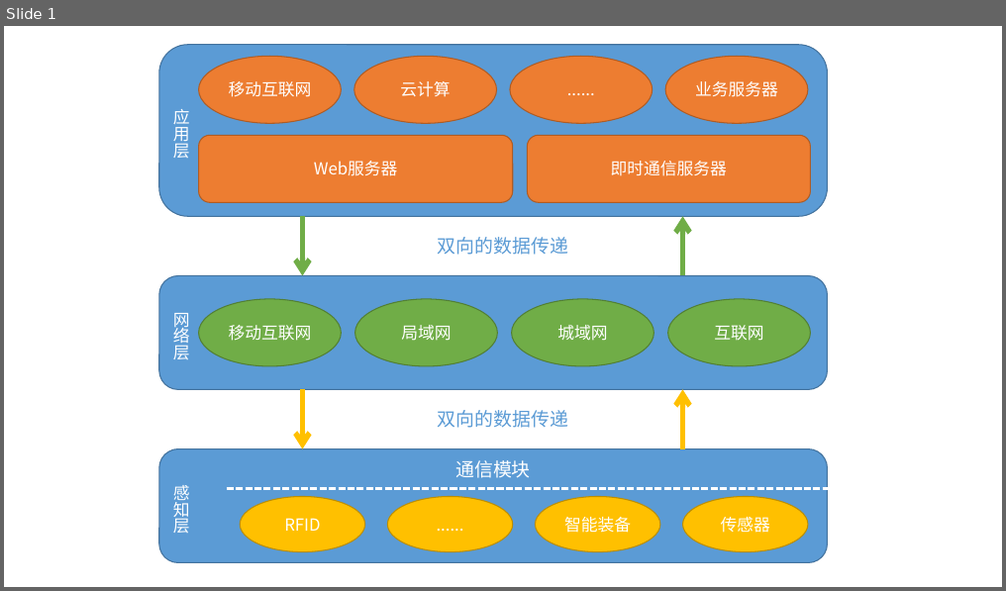
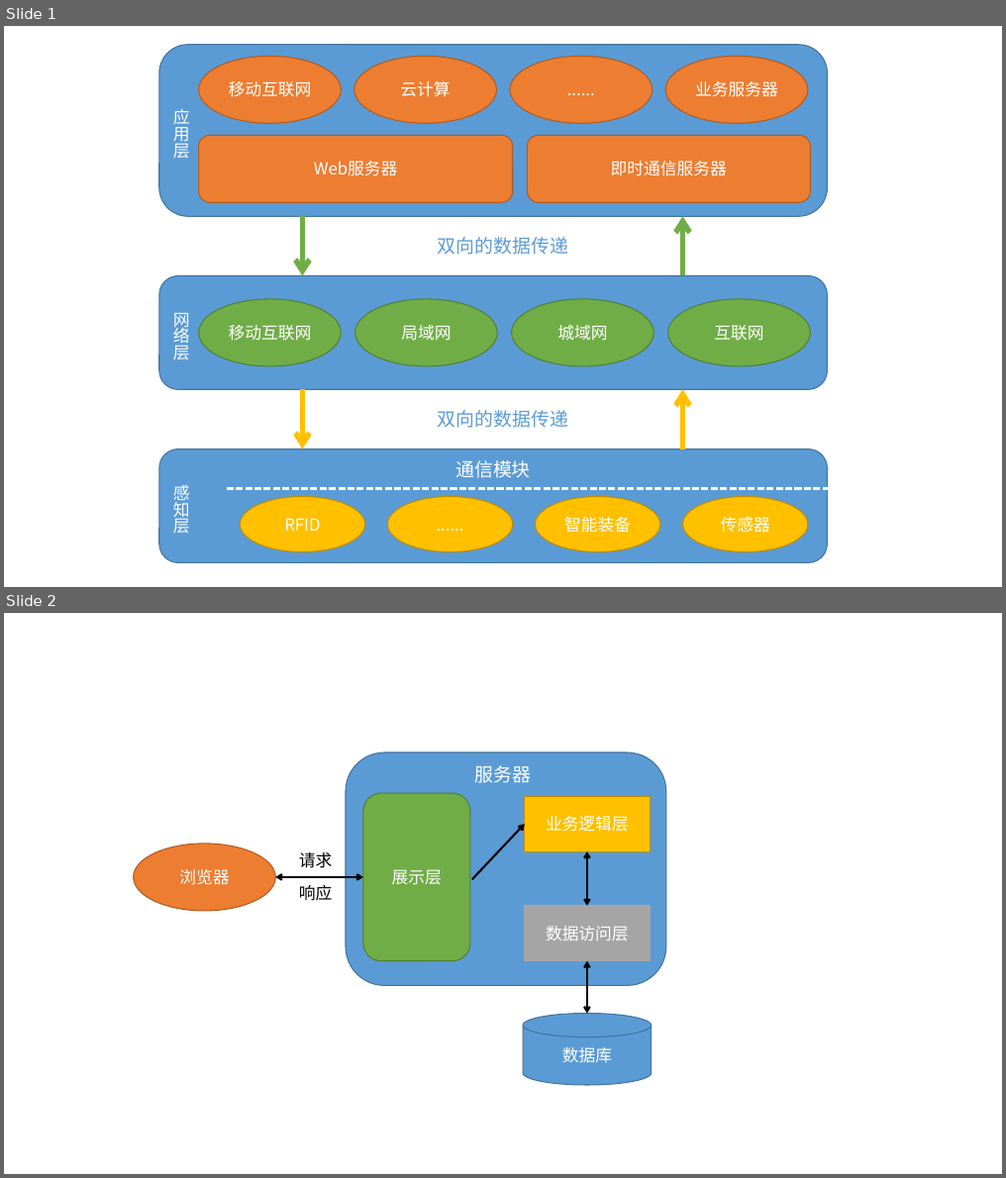
Before and after one commit to taowenyin/FullStackDeveloperGuide, a slide deck: Chapter1/Screenshot/original/iot.pptx. Shown one above the other, each under a label of ours: slide 1 before the commit, slides 1 and 2 after it. The pictures are 1006x591 and 1006x1178 pixels, drawn with LibreOffice and Linux fonts; fonts in the diff are those of the drawing. Boxes give left, top, right and bottom in pixels: in the first picture for what was removed or moved away, otherwise in the second. Text is boxed around its words. In the diff, an @@ line names an element or a change of style, - is before the commit and + after.

```diff
--- a/Chapter1/Screenshot/original/iot.pptx
+++ b/Chapter1/Screenshot/original/iot.pptx
@@ slide 2 added at (4,613,1002,1174), background #FFFFFF @@
@@ rounded rectangle added at (346,753,665,986), fill #5B9BD5, outline #43739E 1 pt @@
@@ text added at (475,765,532,783), 18 pt, text #FFFFFF @@
+服务器
@@ rounded rectangle added at (363,793,470,961), fill #70AD47, outline #538035 1 pt, 16 pt, text #FFFFFF @@
+展示层
@@ rectangle added at (525,796,649,852), fill #FFC000, outline #BD8E00 1 pt, 16 pt, text #FFFFFF @@
+业务逻辑层
@@ ellipse added at (134,844,275,911), fill #ED7D31, outline #AF5C24 1 pt, 16 pt, text #FFFFFF @@
+浏览器
@@ arrow added from (472, 879) to (525, 824), #000000 2 pt @@
@@ double arrow added from (363, 877) to (275, 877), #000000 2 pt @@
@@ text added at (299,853,333,868), 16 pt, text #000000 @@
+请求
@@ double arrow added from (587, 852) to (587, 906), #000000 2 pt @@
@@ text added at (299,885,333,901), 16 pt, text #000000 @@
+响应
@@ rectangle added at (525,906,649,961), fill #A5A5A5, outline #A5A5A5 1 pt, 16 pt, text #FFFFFF @@
+数据访问层
@@ double arrow added from (587, 1014) to (587, 961), #000000 2 pt @@
@@ cylinder added at (523,1014,650,1085), fill #5B9BD5, outline #43739E 1 pt, 16 pt, text #FFFFFF @@
+数据库
```
Also in this commit, not shown: 5 other slides added, 13 other files.
